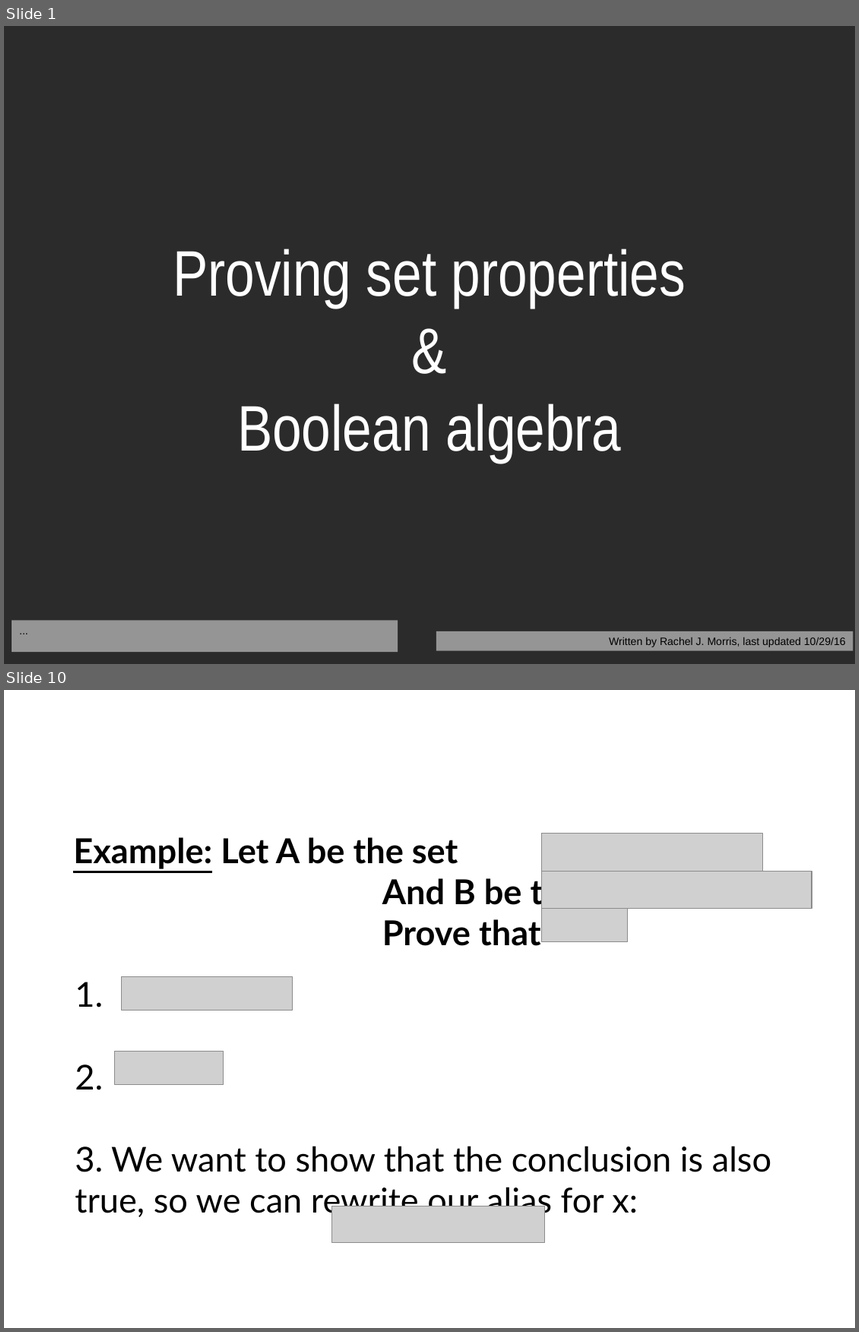
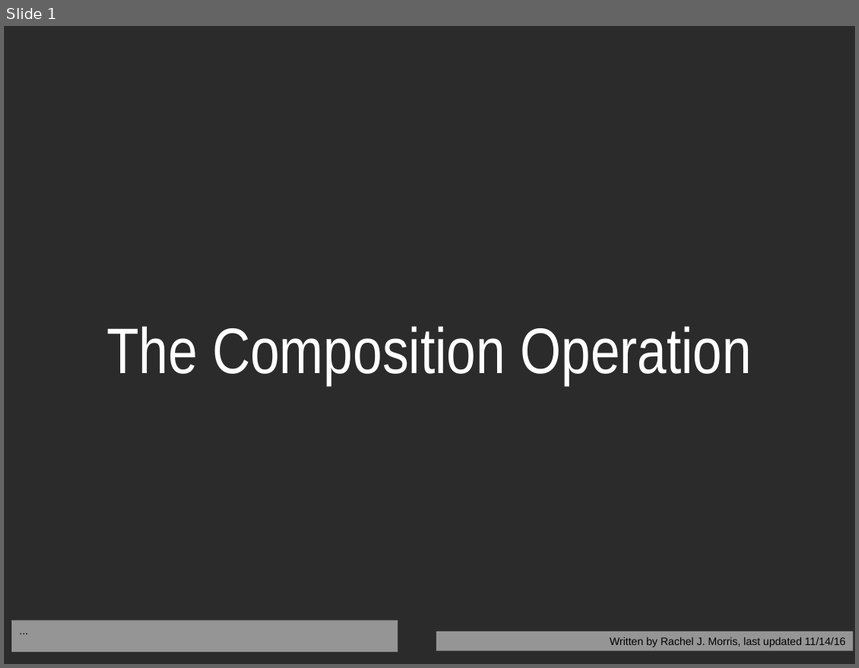
Before and after one commit to nguyenchithien/CS210-Discrete-Structures, a slide deck: Lectures/Lecture Slides 4.2.odp. Shown one above the other, each under a label of ours: slides 1 and 10 before the commit, slide 1 after it; the slides between them are not shown. The pictures are 859x1332 and 859x668 pixels, drawn with LibreOffice and Linux fonts; fonts in the diff are those of the drawing; grey boxes stand for pictures; background and template pictures are left out; a plain dark background stands for a picture behind light text. Boxes give left, top, right and bottom in pixels: in the first picture for what was removed or moved away, otherwise in the second. Text is boxed around its words. In the diff, an @@ line names an element or a change of style, - is before the commit and + after.

```diff
--- a/Lectures/Lecture Slides 4.2.odp
+++ b/Lectures/Lecture Slides 4.2.odp
@@ slide 10 removed at [4,690,855,1328], background picture (left out) @@
@@ title removed at [47,716,813,822] @@
-Element-wise Proofs
@@ text removed at [73,837,636,946] @@
-Example: Let A be the set
-And B be the set
-Prove that
@@ picture removed at [541,834,762,872] @@
@@ picture removed at [541,871,812,909] @@
@@ picture removed at [541,909,627,942] @@
@@ text removed at [75,982,772,1220] @@
-1.
-2.
-3. We want to show that the conclusion is also true, so we can rewrite our alias for x:
@@ picture removed at [121,977,292,1011] @@
@@ picture removed at [114,1052,224,1085] @@
@@ text removed at [453,1146,503,1173] @@
-By the definition of an even integer
@@ picture removed at [332,1206,544,1243] @@
@@ slide 1 changed as well @@
@@ title at [107,326,752,385]: text changed @@
-Proving set properties
-&
-Boolean algebra
+The Composition Operation
@@ text in rectangle at [610,638,846,648]: text changed @@
-Written by Rachel J. Morris, last updated 10/29/16
+Written by Rachel J. Morris, last updated 11/14/16
```
Also in this commit, not shown: 11 slides added, 25 other slides removed, 3 other files.
